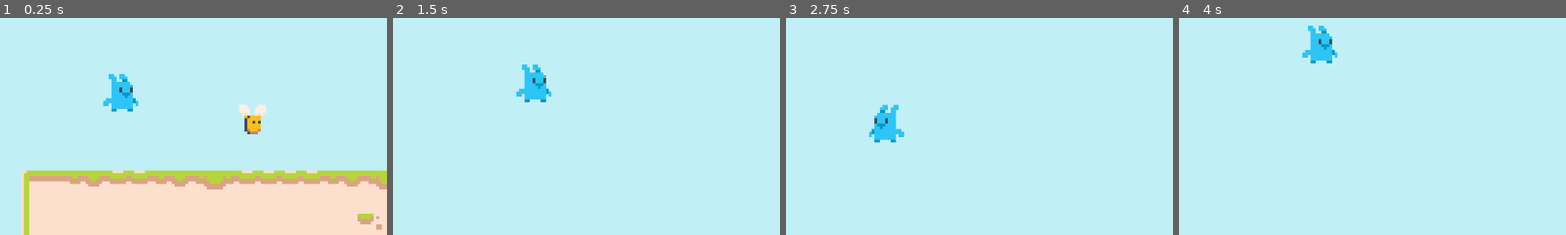
Above: before the commit, frames 1-4 (left to right).
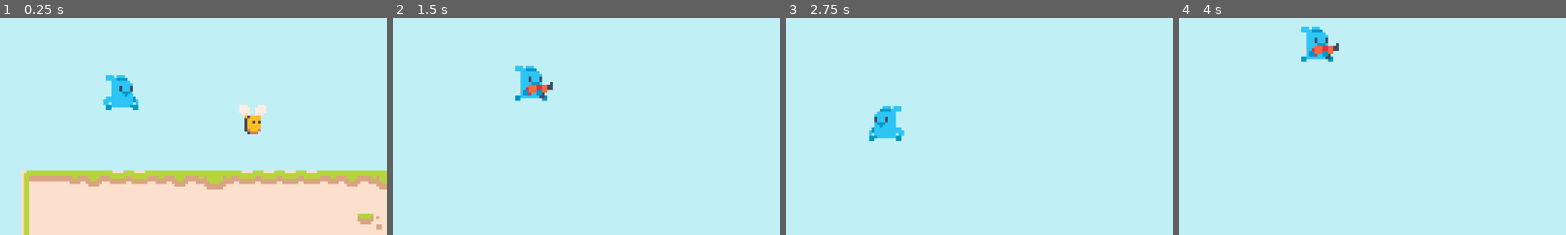
Above: after the commit, the same moments.

Repository: seedgs/platformer
Game: Godot game, scene res://scenes/game.tscn
The game is run twice, just before and just after one commit, with the same random seed, the same clock (stepped at 60 frames per second) and the same inputs.
Inputs (mouse positions are % of the whole screen's width and height, from its top left):
- Up to frame 1 (0.25 s): no input
- Up to frame 2 (1.5 s): move the mouse to (72, 45) at 0.52 s; hold D (Right) from 0.53 s (still down); click (72, 45) at 0.6 s; tap Space (Jump) at 0.77 s; move the mouse to (30, 55) at 1.27 s; click (30, 55) at 1.35 s
- Up to frame 3 (2.75 s): tap Space (Jump) at 1.52 s; move the mouse to (60, 28) at 2.02 s; release D (Right) at 2.03 s; hold A (Left) from 2.03 s (still down); click (60, 28) at 2.1 s
- Up to frame 4 (4 s): move the mouse to (45, 70) at 2.77 s; release A (Left) at 2.78 s; hold D (Right) from 2.78 s (still down); click (45, 70) at 2.85 s; tap Space (Jump) at 3.02, 3.77 s; move the mouse to (80, 65) at 3.52 s; click (80, 65) at 3.6 s
The pictures show only the part of the screen within x 34-84%, y 37-86%; the shares and areas given below are measured in that part.

The runs differ from the first frame. In frame 1, 0.4% of the frame differs, in the area x 26-36%, y 25-44%; in frame 2, 1.0%; in frame 3, 0.4%; in frame 4, 1.0%, in the area x 31-42%, y 3-21%.

Commit message:
在jump、walk、shoot、run状态下添加射击动画

Diff:
--- a/scenes/player.gd
+++ b/scenes/player.gd
@@ -12,23 +12,27 @@
 # 设置初始数值为 0
 var jump_count := 0
 
+
 # 最终数值为 2
 @export var max_jump_count := 2
 
+# 射击冷却控制
+var can_shoot :bool = true
 
-# 射击冷却控制
-var can_shoot := true
+
 
 func _ready() -> void:
 	pass
 
+
+
 func _process(delta: float) -> void:
 	get_input()
 	apply_gravity()
+	get_animation()
 
 	# 水平移动
 	velocity.x = direction_x * speed_horizonal
-
 
 	# "is_on_floor()"检测是否地面碰撞，为布尔值
 	if is_on_floor():
@@ -37,9 +41,12 @@
 
 	move_and_slide()
 
+
+
 # 玩家输入
 func get_input():
 
+	# 方向按键逻辑
 	"""
 	# ".get_axis"需要两个参数
 	# 当没有任何操作的时候，direction_x = 0
@@ -48,14 +55,14 @@
 	"""
 	direction_x = Input.get_axis("Left", "Right")
 
-
+	# 人物与方向按键同向逻辑
 	"""
 	# 朝向移动方向翻转人物
 	# ".flip_h" 如果为 “true”，则材质纹理水平翻转
 	# ".flip_h" 默认为 “false”
 	"""
 	if direction_x != 0:
-
+		# 转向逻辑
 		"""
 		# 当按下左方向键的时候，direction_x < 0
 		# 由于 按下左方向键的数值为 “负”，  = 后的 “direction_x < 0” 也为 “负”
@@ -65,8 +72,10 @@
 		# 由于 按下左方向键的数值为 “正”，  = 后的 “direction_x < 0” 也为 “负”
 		# 正负得正（因为 "get_axis反馈的数值是 -1 到 1 之间，所以当按下右方向键时，总数都是 > 0"） ， 此时 “$Sprite2D.flip_h” 为 “false”，纹理材质维持原状
 		"""
-		$Sprite2D.flip_h = direction_x < 0
+		$AnimatedSprite2D.flip_h = direction_x < 0
 
+
+	# 二段跳跃逻辑
 	"""
 	# 跳跃（支持二段跳）
 	# 当按下 "Jump" 按键后 "jump_count" 开始统计
@@ -78,23 +87,58 @@
 	# 不执行跳跃， 执行每帧的 "jump_count = 0"， 恢复初始值
 	"""
 	if Input.is_action_just_pressed("Jump") and jump_count < max_jump_count:
-
 		#施加跳跃的力
 		velocity.y = jump_force
 		jump_count += 1
+
+
 
 	# 射击冷却判断
 	if Input.is_action_just_pressed("shoot") and can_shoot:
 		can_shoot = false
 		print("shoot")
-
 		# 启动冷却计时器
 		$Timers/CooldownTimer.start()
+
+
 
 # 重力逻辑
 func apply_gravity():
 	velocity.y += gravity_force
 
+
+
 # 计时器回调（重新允许射击）
 func _on_cooldown_timer_timeout() -> void:
 	can_shoot = true
+
+
+
+# 动画逻辑
+func get_animation():
+
+	# 默认状态的动画放为闲置状态
+	var animation = 'idle'
+
+	# 当检测不与地面碰撞的时候，启动跳跃动画
+	if not is_on_floor():
+		animation = 'jump'
+		# 当在跳跃的状态下，按下射击，启动跳跃状态下的射击动画
+		if !can_shoot:
+			animation = 'jump_shoot'
+
+
+	# 当检测到横向数值不为0（就是按下方向键的时候） 且 没有按下射击时候，启动行走动画
+	elif  direction_x != 0 and can_shoot :
+		animation = 'walk'
+
+	# 当检测到按下射击的时候，启动射击动画
+	elif !can_shoot:
+		animation = 'idle_shoot'
+
+		# 当按下射击 且 也按下移动的时候，启动射击移动动画
+		if direction_x != 0:
+			animation = 'shoot_walk'
+
+	# 加载动画
+	$AnimatedSprite2D.animation = animation
--- a/scenes/player.tscn
+++ b/scenes/player.tscn
@@ -1,16 +1,73 @@
-[gd_scene load_steps=3 format=3 uid="uid://ca7oslx7l1p03"]
+[gd_scene load_steps=7 format=3 uid="uid://ca7oslx7l1p03"]
 
 [ext_resource type="Texture2D" uid="uid://dpkgupcki7wtc" path="res://graphics/player/basic/idle.png" id="1_3vyb7"]
 [ext_resource type="Script" uid="uid://cfksa5p18pqvy" path="res://scenes/player.gd" id="1_g2els"]
+[ext_resource type="Texture2D" uid="uid://cqo4awyiqpa5a" path="res://graphics/player/basic/walk.png" id="3_qhqgy"]
+[ext_resource type="Texture2D" uid="uid://cu584c1hwc2od" path="res://graphics/player/gun/idle.png" id="4_qlg0r"]
+[ext_resource type="Texture2D" uid="uid://lgctyuqk541n" path="res://graphics/player/gun/walk.png" id="5_tuyoq"]
+
+[sub_resource type="SpriteFrames" id="SpriteFrames_g2els"]
+animations = [{
+"frames": [{
+"duration": 1.0,
+"texture": ExtResource("1_3vyb7")
+}],
+"loop": true,
+"name": &"idle",
+"speed": 5.0
+}, {
+"frames": [{
+"duration": 1.0,
+"texture": ExtResource("4_qlg0r")
+}],
+"loop": true,
+"name": &"idle_shoot",
+"speed": 5.0
+}, {
+"frames": [{
+"duration": 1.0,
+"texture": ExtResource("3_qhqgy")
+}],
+"loop": true,
+"name": &"jump",
+"speed": 5.0
+}, {
+"frames": [{
+"duration": 1.0,
+"texture": ExtResource("5_tuyoq")
+}],
+"loop": true,
+"name": &"jump_shoot",
+"speed": 5.0
+}, {
+"frames": [{
+"duration": 1.0,
+"texture": ExtResource("4_qlg0r")
+}, {
+"duration": 1.0,
+"texture": ExtResource("5_tuyoq")
+}],
+"loop": true,
+"name": &"shoot_walk",
+"speed": 15.0
+}, {
+"frames": [{
+"duration": 1.0,
+"texture": ExtResource("1_3vyb7")
+}, {
+"duration": 1.0,
+"texture": ExtResource("3_qhqgy")
+}],
+"loop": true,
+"name": &"walk",
+"speed": 15.0
+}]
 
 [node name="Player" type="CharacterBody2D"]
 collision_layer = 4
 collision_mask = 3
 script = ExtResource("1_g2els")
 jump_force = -350
-
-[node name="Sprite2D" type="Sprite2D" parent="."]
-texture = ExtResource("1_3vyb7")
 
 [node name="CollisionPolygon2D" type="CollisionPolygon2D" parent="."]
 polygon = PackedVector2Array(-5, -5, -5, -7, 2, -7, 3, -6, 5, -3, 5, 2, 7, 2, 7, 5, 5, 5, 5, 7, -4, 7, -4, 6, -4, 5, -7, 5, -7, 2, -4, 2, -4, -5)
@@ -25,4 +82,9 @@
 [node name="CooldownTimer" type="Timer" parent="Timers"]
 wait_time = 0.6
 
+[node name="AnimatedSprite2D" type="AnimatedSprite2D" parent="."]
+sprite_frames = SubResource("SpriteFrames_g2els")
+animation = &"jump_shoot"
+autoplay = "idle"
+
 [connection signal="timeout" from="Timers/CooldownTimer" to="." method="_on_cooldown_timer_timeout"]
